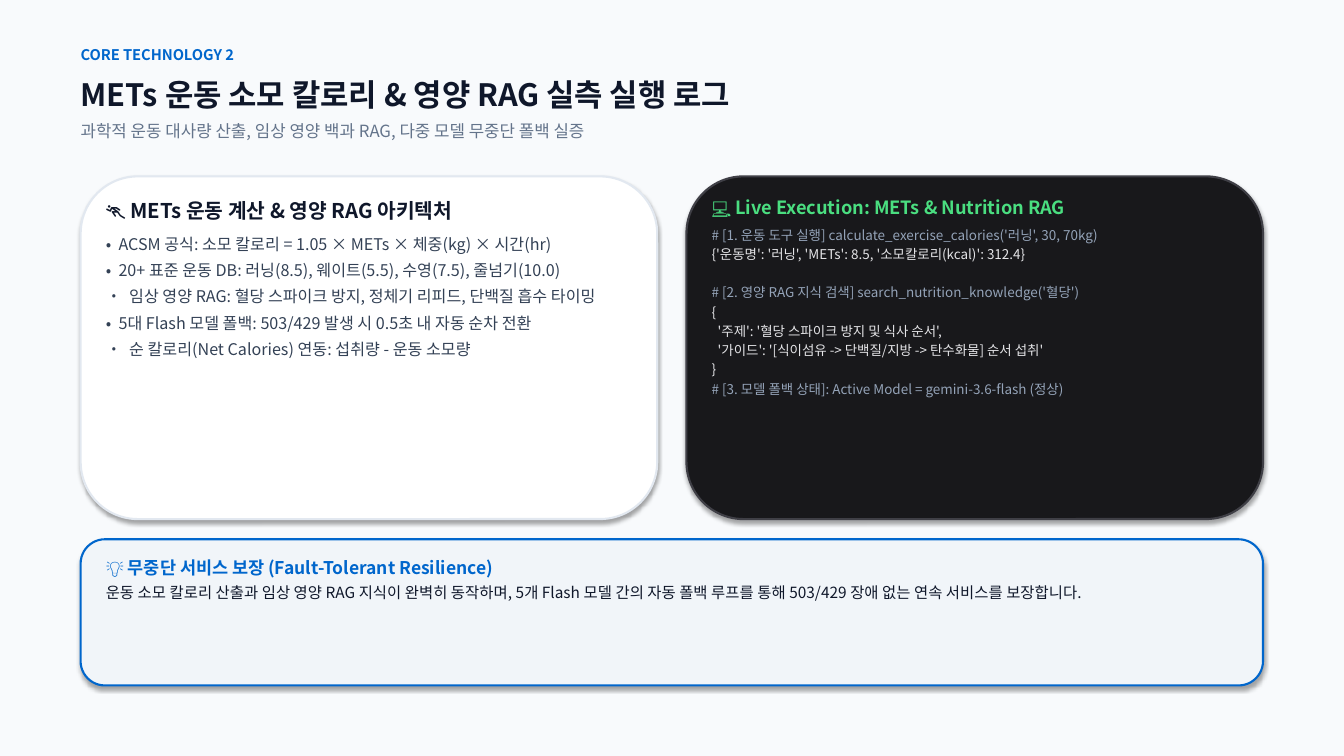
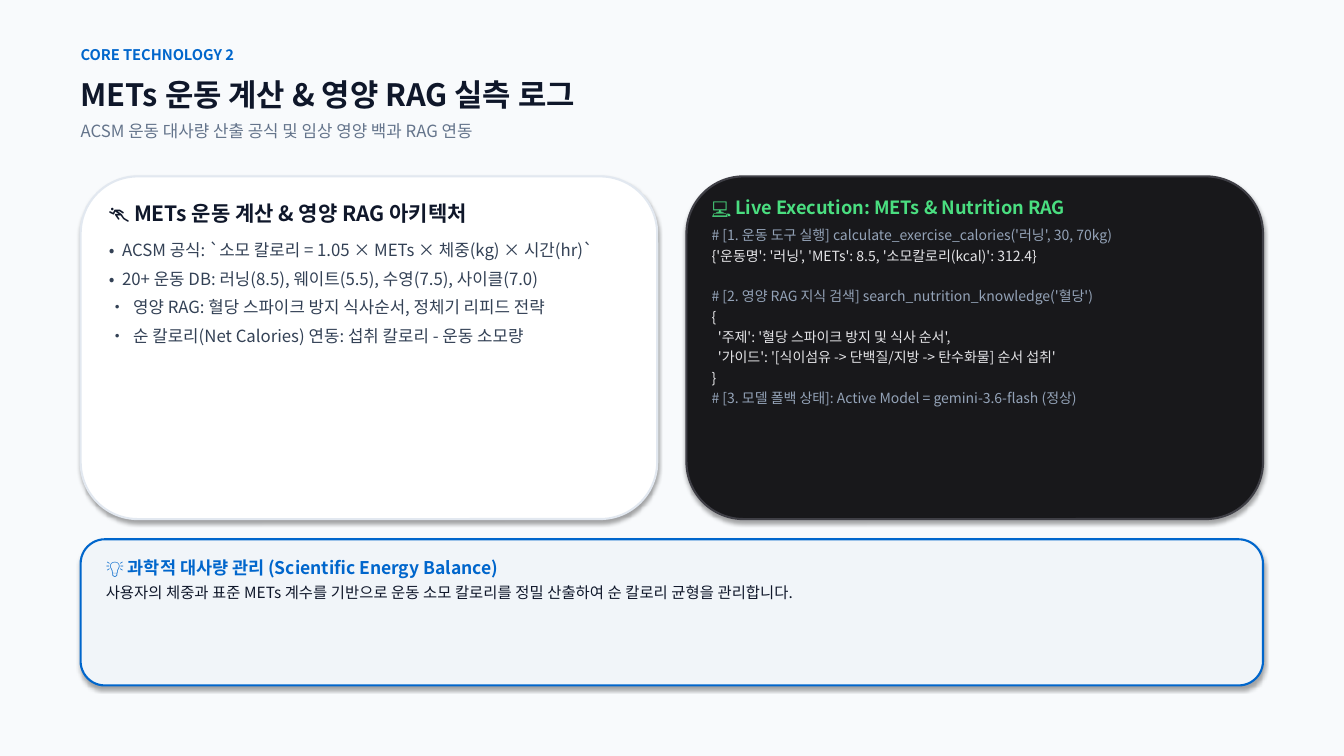
Before and after one commit to rye6837-web/impossible_to_get_lost_my_weight, a slide deck: slide 10 of AI_Diet_Coach_Presentation.pptx. Drawn at 1344x756 pixels with LibreOffice and Linux fonts; fonts in the diff are those of the drawing. Boxes give left, top, right and bottom in pixels: in the first picture for what was removed or moved away, otherwise in the second. Text is boxed around its words. In the diff, an @@ line names an element or a change of style, - is before the commit and + after.

Commit message:
docs: Condense slide text by ~35% for clean, Apple-inspired readability across all 15 slides

```diff
--- a/AI_Diet_Coach_Presentation.pptx
+++ b/AI_Diet_Coach_Presentation.pptx
@@ text at <box>81,80,575,109</box>: text changed @@
-METs 운동 소모 칼로리 & 영양 RAG 실측 실행 로그
+METs 운동 계산 & 영양 RAG 실측 로그
@@ text at <box>81,123,473,139</box>: text changed @@
-과학적 운동 대사량 산출, 임상 영양 백과 RAG, 다중 모델 무중단 폴백 실증
+ACSM 운동 대사량 산출 공식 및 임상 영양 백과 RAG 연동
@@ text at <box>134,203,467,223</box>: size 14.5 to 15 pt in "🏃 METs 운동 계산 & 영양 RAG ..."; more space between paragraphs @@
@@ text at <box>712,228,1112,407</box>: size 9.6 to 10 pt in "# [1. 운동 도구 실행] calculate_exercise_calories('러닝', 30, ...", "{'운동명': '러닝', 'METs': 8.5, '소모칼로리(kcal)': 312.4}", "# [2. 영양 RAG 지식 검색] search_nutrition_knowledge('혈당')", "{" and 4 more places @@
@@ text at <box>122,241,593,345</box>: text changed; size 11.5 to 12 pt @@
-• ACSM 공식: 소모 칼로리 = 1.05 × METs × 체중(kg) × 시간(hr)
-• 20+ 표준 운동 DB: 러닝(8.5), 웨이트(5.5), 수영(7.5), 줄넘기(10.0)
-• 임상 영양 RAG: 혈당 스파이크 방지, 정체기 리피드, 단백질 흡수 타이밍
-• 5대 Flash 모델 폴백: 503/429 발생 시 0.5초 내 자동 순차 전환
-• 순 칼로리(Net Calories) 연동: 섭취량 - 운동 소모량
+• ACSM 공식: `소모 칼로리 = 1.05 × METs × 체중(kg) × 시간(hr)`
+• 20+ 운동 DB: 러닝(8.5), 웨이트(5.5), 수영(7.5), 사이클(7.0)
+• 영양 RAG: 혈당 스파이크 방지 식사순서, 정체기 리피드 전략
+• 순 칼로리(Net Calories) 연동: 섭취 칼로리 - 운동 소모량
@@ text at <box>106,559,793,600</box>: text changed @@
-💡 무중단 서비스 보장 (Fault-Tolerant Resilience)
-운동 소모 칼로리 산출과 임상 영양 RAG 지식이 완벽히 동작하며, 5개 Flash 모델 간의 자동 폴백 루프를 통해 503/429 장애 없는 연속 서비스를 보장합니다.
+💡 과학적 대사량 관리 (Scientific Energy Balance)
+사용자의 체중과 표준 METs 계수를 기반으로 운동 소모 칼로리를 정밀 산출하여 순 칼로리 균형을 관리합니다.
```
Also in this commit, not shown: 14 other slides changed, 1 other file.
